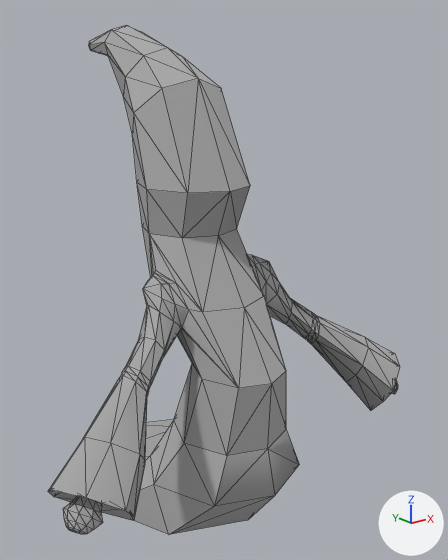
One commit to the FBX model Assets/Characters and Structures/Ghost/Idle Ghost.FBX: the scene before it, then after it.
One viewpoint serves both versions: a 50 mm lens placed at (-0.828, -1.209, 1.029), pointed at (0.075, -0.08, 0.578). Lighting does not change. The marker at lower right points along +X, +Y and +Z. Mesh edges are drawn as thin lines. Where no turn or scale is listed for an object, it has been applied to the vertices.

The older version as bpy lines, for what is in view:
```python
me_mesh = bpy.data.meshes.new('Mesh')
me_mesh.from_pydata(...)  # 412 vertices, 766 faces; spans x -0.484..0.472, y -0.392..0.369, z -0.113..1.015
me_mesh.materials.append(mat_lambert1)  # grey #aaaaaa
ob_pcylinder1 = bpy.data.objects.new('pCylinder1', me_mesh)
ob_pcylinder1.location = (0.0, 0.006, 0.154)
```
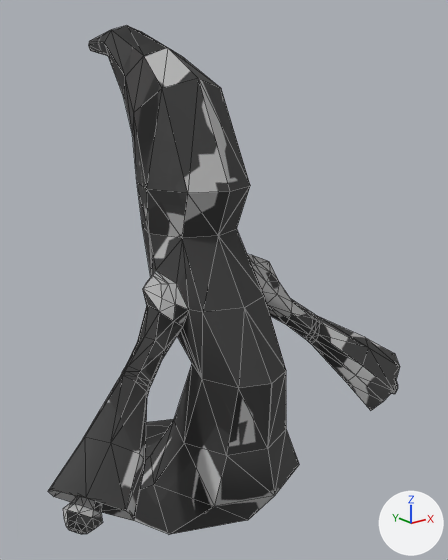
The newer file is also rescaled (x0.966), turned or shifted as a whole; pictures and numbers use the older file's frame.

The change, as a list of edits to the scene's bpy script:
```text
Add img_base_tif:
    img_base_tif = load_image('base.tif', '../../Sprite and Textures/base.png', 2048, 2048, 'sRGB')
Add mat_blinn2:
    mat_blinn2 = principled_material('blinn2')
    mat_blinn2.texture = img_base_tif
    mat_blinn2.roughness = 0.749
Change me_mesh:
    used by ob_pcylinder1; location = (0.0, 0.006, 0.154)
    remove me_mesh.from_pydata(...)  # 412 vertices, 766 faces; spans x -0.484..0.472, y -0.392..0.369, z -0.113..1.015
    add me_mesh.from_pydata(...)  # 408 vertices, 763 faces; spans x -0.484..0.472, y -0.392..0.369, z -0.113..1.015
    me_mesh part 1: 3 vertices removed from x -0.124..-0.007, y -0.349..-0.125, z 0.274..0.382; 2 vertices added at x -0.121..-0.113, y -0.189..-0.125, z 0.377..0.382
    me_mesh part 2: 327 faces spanning x -0.484..0.472, y -0.392..0.369, z -0.113..0.986 switch from mat_lambert1 (grey #aaaaaa) to mat_blinn2 (picture img_base_tif)
```

Where the change shows, as pixel boxes (x1, y1, x2, y2) in the pictures (448 x 560 px; the box of a moved part takes in the faces that stretch with it):
part 1 of me_mesh, moved or reshaped: before (163, 304, 286, 448); after (163, 310, 202, 378)
part 2 of me_mesh, recoloured (grey to black): (48, 78, 400, 534) in both
